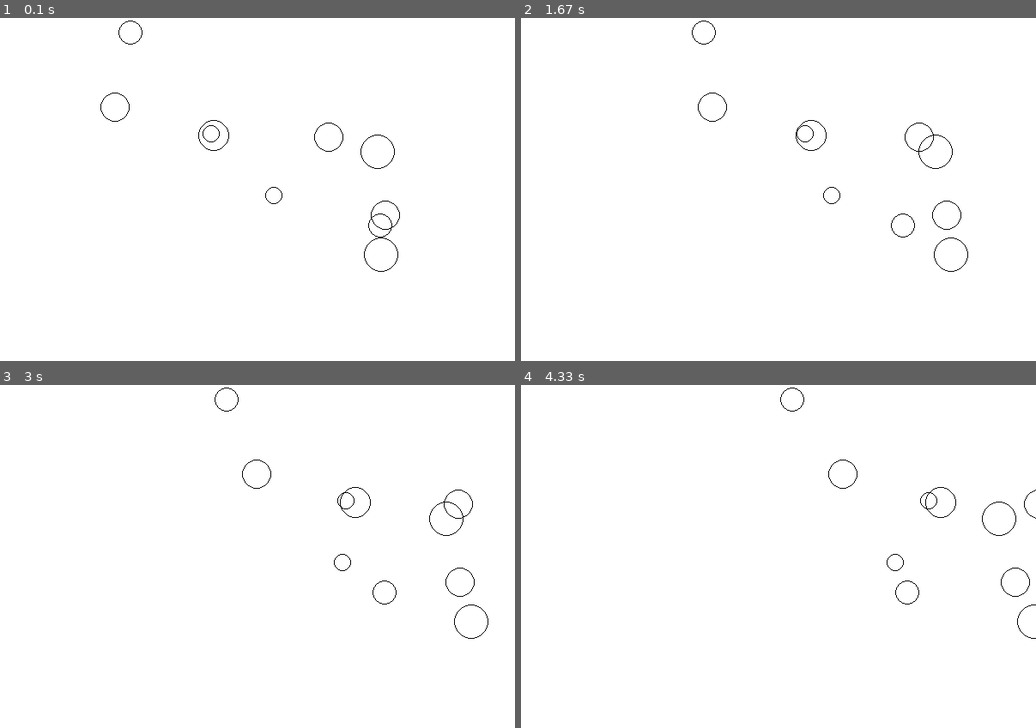
Above: before the commit, frames 1-4 (two rows, left to right).
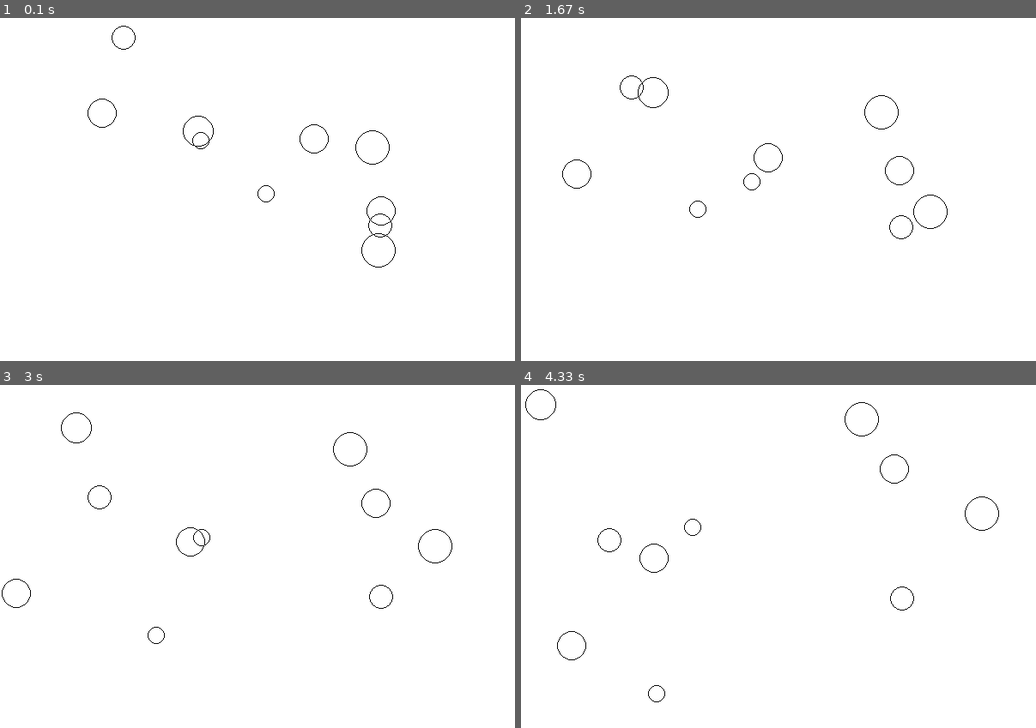
Above: after the commit, the same moments.

Repository: shantanu404/pygame-physics
Game: pygame game, started from main.py
The game is run twice, just before and just after one commit, with the same random seed, the same clock (stepped at 60 frames per second) and the same inputs.
Inputs:
- Up to frame 1 (0.1 s): no input
- Up to frame 2 (1.67 s): no input
- Up to frame 3 (3 s): no input
- Up to frame 4 (4.33 s): no input

The runs differ from the first frame. In frame 1, 0.6% of the frame differs, in the area x 17-78%, y 0-74%; in frame 2, 0.7%; in frame 3, 0.7%, in the area x 0-95%, y 0-76%; in frame 4, 0.7%.

Commit message:
Tutorial 5 - Making bounces

Diff:
--- a/main.py
+++ b/main.py
@@ -9,7 +9,7 @@
 
 def main():
 	screen = pygame.display.set_mode((width, height))
-	pygame.display.set_caption("Tutorial 4")
+	pygame.display.set_caption("Tutorial 5")
 
 	num_particles = 10;
 	my_particles = []
@@ -21,7 +21,7 @@
 
 		my_particle = particle.Particle(screen, (x, y), size)
 		my_particle.speed = random.random()
-		particle.angle = random.uniform(0, math.pi*2)
+		my_particle.angle = random.uniform(0, math.pi*4)
 
 		my_particles.append(my_particle)
 
@@ -38,6 +38,8 @@
 			my_particle.display()
 		pygame.display.flip()
 
+	return
+
 
 if __name__ == '__main__':
 	main()
--- a/particle.py
+++ b/particle.py
@@ -10,9 +10,31 @@
 		self.thickness = 1
 		self.screen = screen
 		self.speed = 0.01
-		self.angle = math.pi/2
+		self.angle = 0
+		return
+
 	def display(self):
 		pygame.draw.circle(self.screen, self.color, (int(self.x), int(self.y)), self.size, self.thickness)
+		return
+
 	def move(self):
-			self.x += (math.sin(self.angle) * self.speed)
-			self.y += (math.cos(self.angle) * self.speed)
+		self.x += (math.sin(self.angle) * self.speed)
+		self.y += (math.cos(self.angle) * self.speed)
+		self.bounce()
+		return
+
+	def bounce(self):
+		if self.x > self.screen.get_size()[0] - self.size:
+			self.x = 2*(self.screen.get_size()[0]-self.size) - self.x
+			self.angle = -self.angle
+		elif self.x < self.size:
+			self.x = 2*self.size - self.x
+			self.angle = -self.angle
+
+		if self.y > self.screen.get_size()[1] - self.size:
+			self.y = 2*(self.screen.get_size()[1] - self.size) - self.y
+			self.angle = math.pi - self.angle
+		elif self.y < self.size:
+			self.y = 2*self.size - self.y
+			self.angle = math.pi - self.angle
+		return
